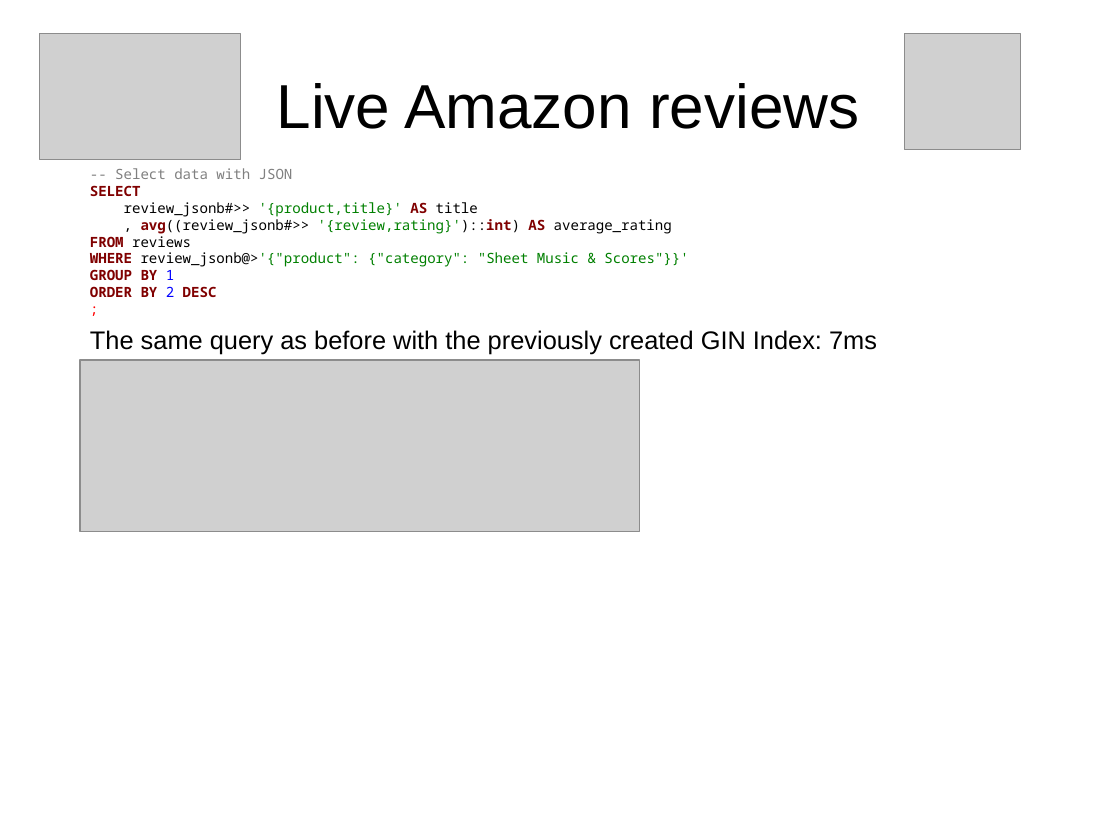
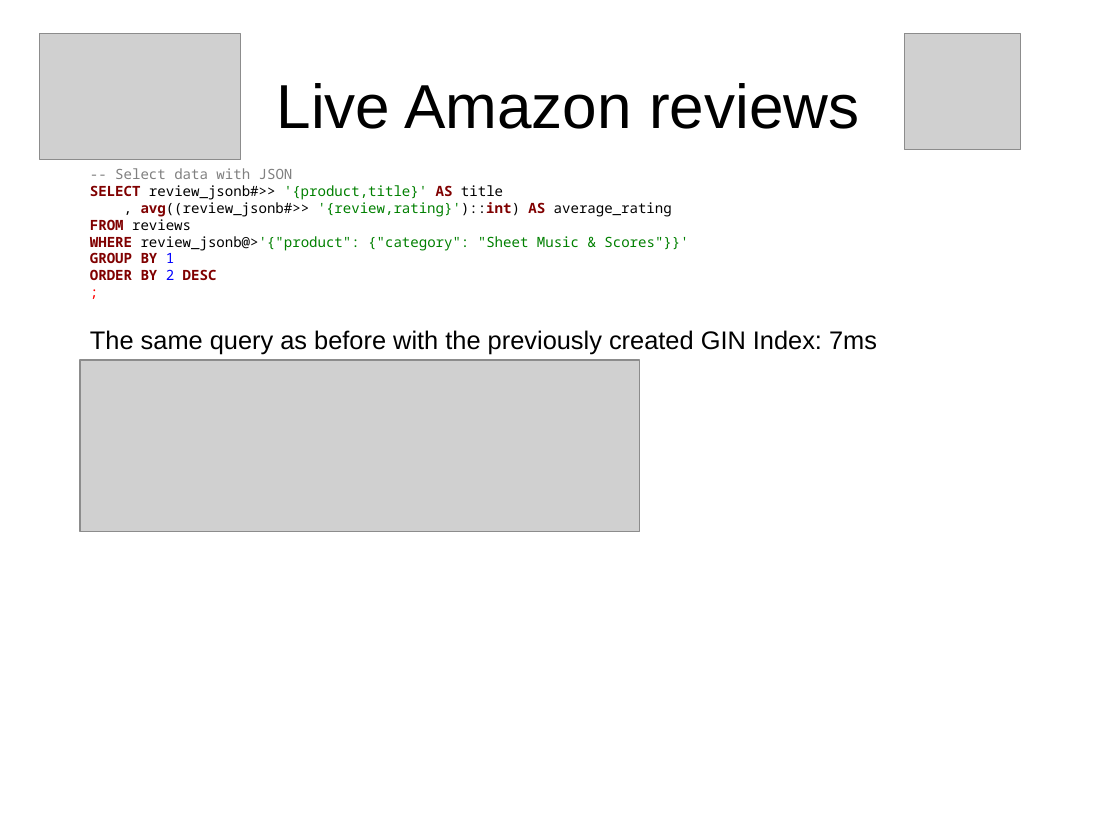
Before and after one commit to sjstoelting/talks, a slide deck: slide 40 of json-by-example/JSON-by-example.odp (slide 39 before the commit). Drawn at 1120x840 pixels with LibreOffice and Linux fonts; fonts in the diff are those of the drawing; grey boxes stand for pictures. Boxes give left, top, right and bottom in pixels: in the first picture for what was removed or moved away, otherwise in the second. Text is boxed around its words. In the diff, an @@ line names an element or a change of style, - is before the commit and + after.

Commit message:
Added having a look at the Amazon JSON structure to the queries and the slides. Plus some minor corrections on the slides.

```diff
--- a/json-by-example/JSON-by-example.odp
+++ b/json-by-example/JSON-by-example.odp
@@ text at (90,185,503,200): text changed @@
-SELECT
-review_jsonb#>> '{product,title}' AS title
+SELECT review_jsonb#>> '{product,title}' AS title
```
Also in this commit, not shown: 4 other slides changed, 1 slide added, 2 other files.
